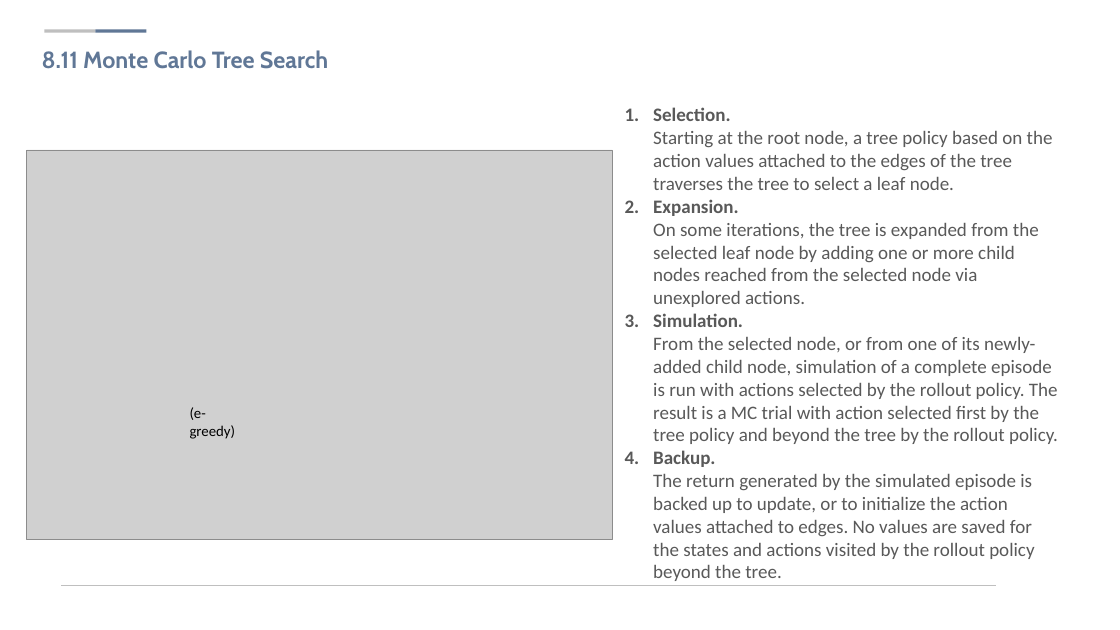
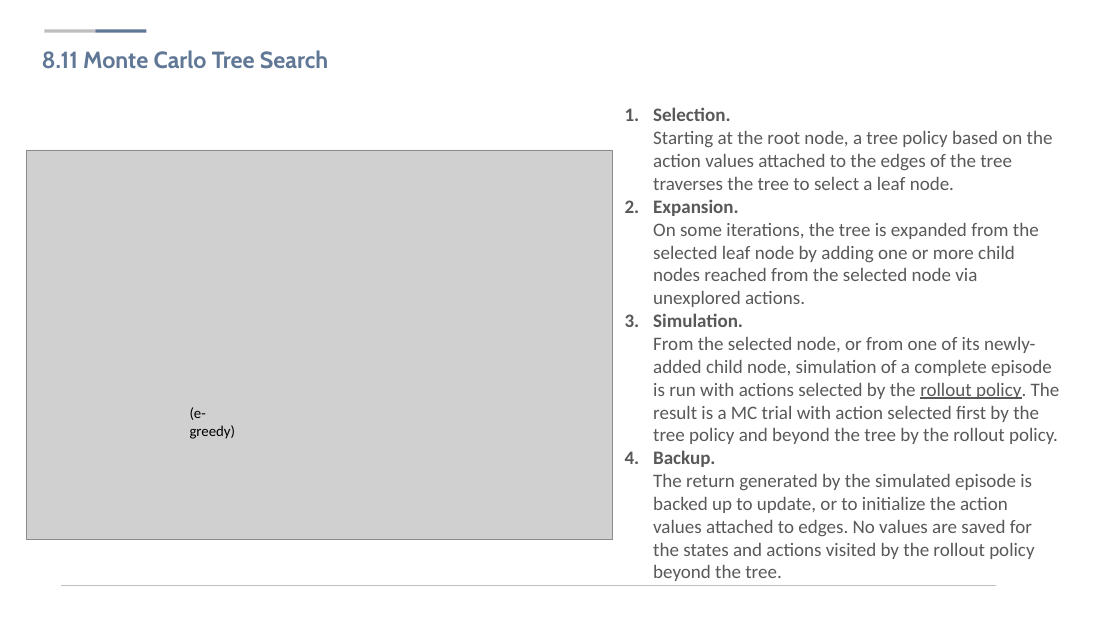
Before and after one commit to sjsong08/IDEALab_study, a slide deck: slide 24 of Reinforcement Learning/RL 08.pptx. Drawn at 1120x630 pixels with LibreOffice and Linux fonts; fonts in the diff are those of the drawing; grey boxes stand for pictures; background and template pictures are left out. Boxes give left, top, right and bottom in pixels: in the first picture for what was removed or moved away, otherwise in the second. Text is boxed around its words. In the diff, an @@ line names an element or a change of style, - is before the commit and + after.

```diff
--- a/Reinforcement Learning/RL 08.pptx
+++ b/Reinforcement Learning/RL 08.pptx
@@ text at [653,313,1060,444]: underline on in "rollout policy." @@
```
Also in this commit, not shown: 9 other slides changed, 12 slides removed, 2 other files.
